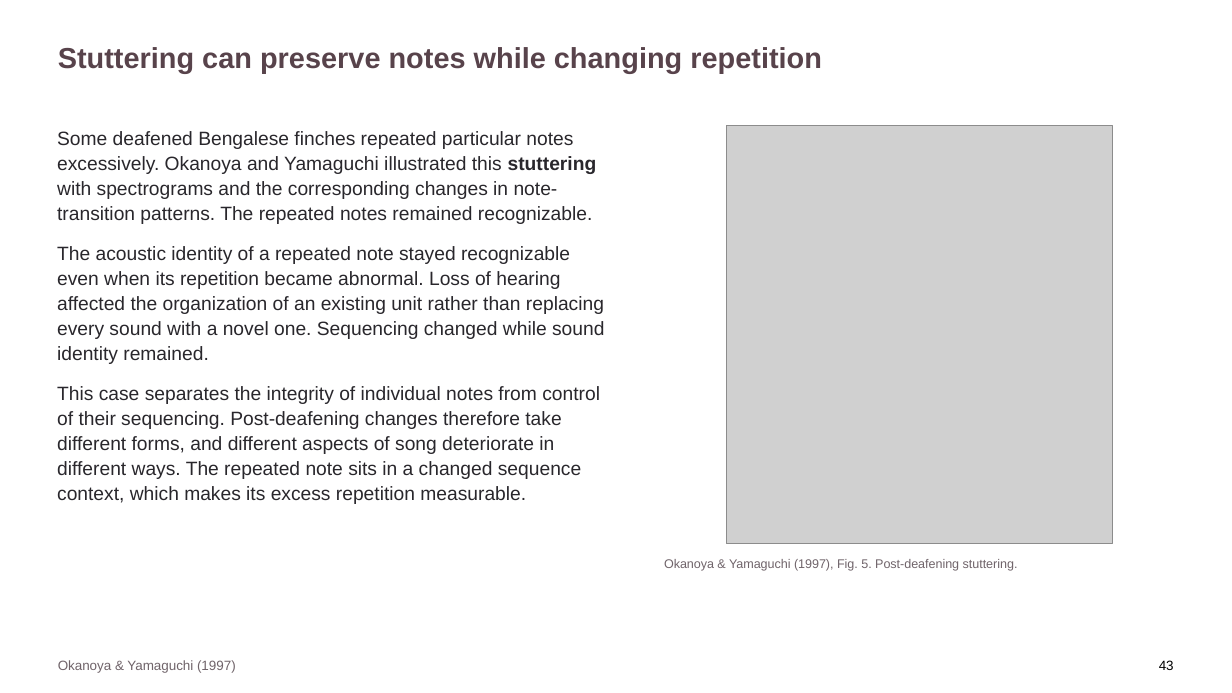
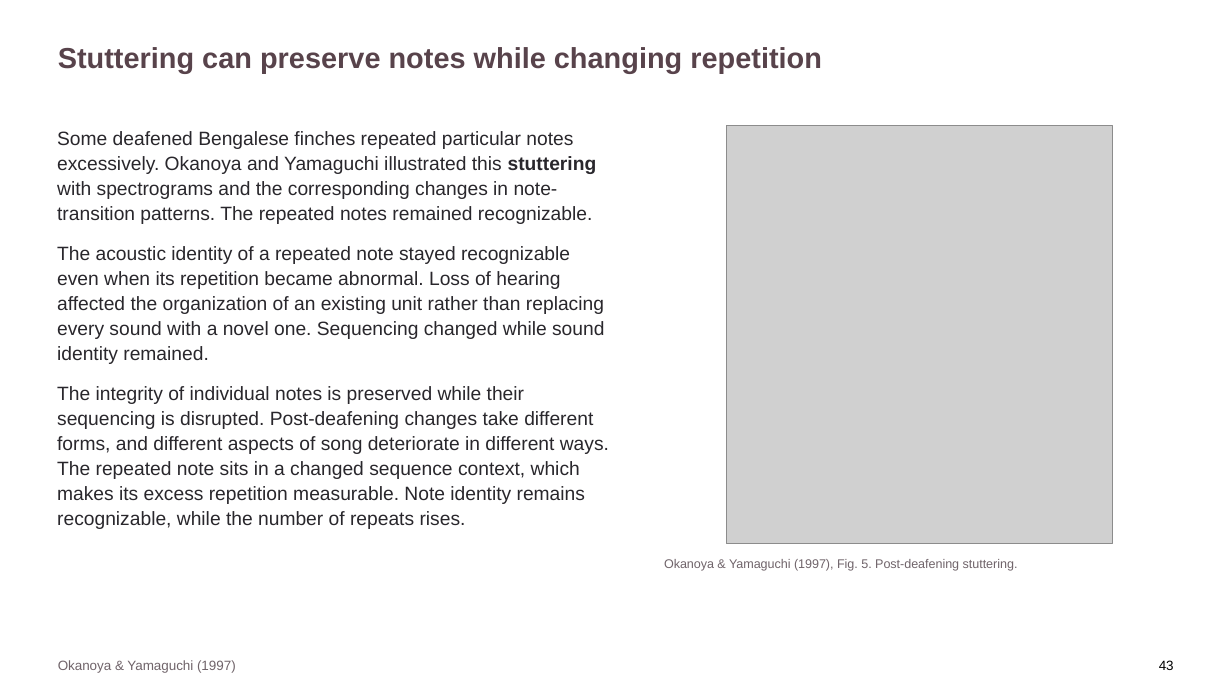
Before and after one commit to jordanxxlopez/NEUROETHOLOGY, a slide deck: slide 57 of scaffolded/Neuroethology_Lecture33_FA2026_SCAFFOLDED.pptx. Drawn at 1232x693 pixels with LibreOffice and Linux fonts; fonts in the diff are those of the drawing; grey boxes stand for pictures. Boxes give left, top, right and bottom in pixels: in the first picture for what was removed or moved away, otherwise in the second. Text is boxed around its words. In the diff, an @@ line names an element or a change of style, - is before the commit and + after.

```diff
--- a/scaffolded/Neuroethology_Lecture33_FA2026_SCAFFOLDED.pptx
+++ b/scaffolded/Neuroethology_Lecture33_FA2026_SCAFFOLDED.pptx
@@ text at <box>57,386,609,529</box>: text changed @@
-This case separates the integrity of individual notes from control of their sequencing. Post-deafening changes therefore take different forms, and different aspects of song deteriorate in different ways. The repeated note sits in a changed sequence context, which makes its excess repetition measurable.
+The integrity of individual notes is preserved while their sequencing is disrupted. Post-deafening changes take different forms, and different aspects of song deteriorate in different ways. The repeated note sits in a changed sequence context, which makes its excess repetition measurable. Note identity remains recognizable, while the number of repeats rises.
```
Also in this commit, not shown: 22 other slides changed, 4 other files.
